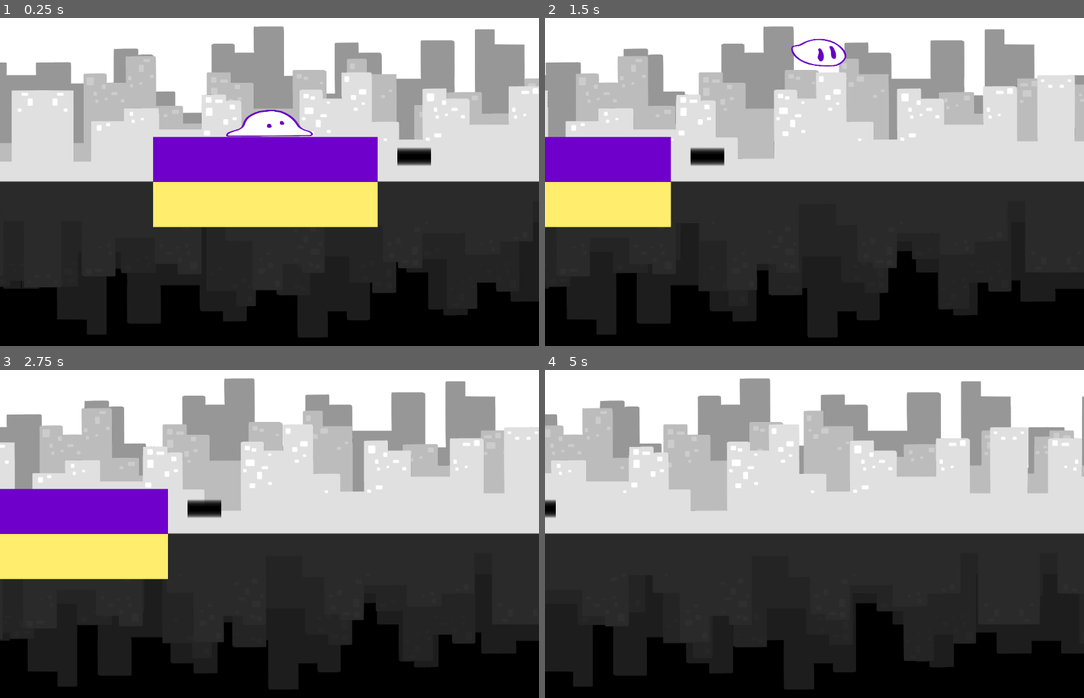
Above: before the commit, frames 1-4 (two rows, left to right).
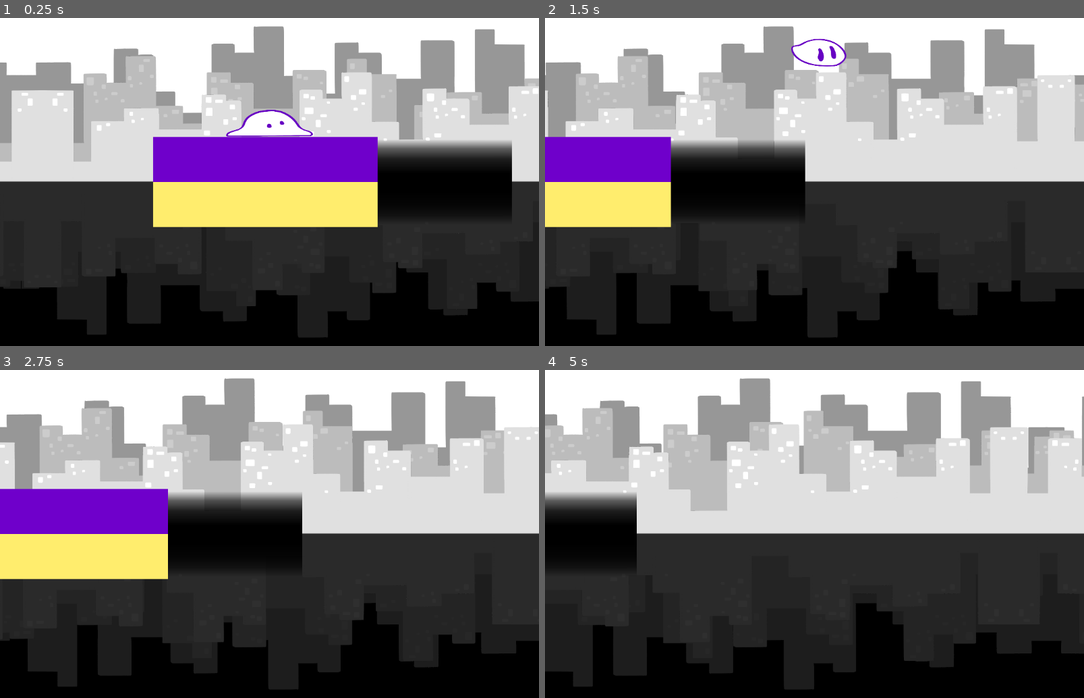
Above: after the commit, the same moments.

Repository: Globs-United/Project
Game: Godot game, scene res://lvl1.tscn
Same seed, same stepped clock (60 frames per second), same inputs: the game is played once before the commit and once after it.
Inputs:
- Up to frame 1 (0.25 s): no input
- Up to frame 2 (1.5 s): tap Enter at 0.5 s; hold Right (moveRight) from 0.53 s (still down); tap Space (jump) at 0.77 s
- Up to frame 3 (2.75 s): tap Space (jump) at 1.52 s; release Right (moveRight) at 2.03 s; hold Left (moveLeft) from 2.03 s (still down)
- Up to frame 4 (5 s): release Left (moveLeft) at 2.78 s; hold Right (moveRight) 2.78-4.28 s; tap Space (jump) at 3.02, 3.77, 4.52 s; hold Left (moveLeft) from 4.28 s (still down)

The runs differ from the first frame. In frame 1, 5.6% of the frame differs, in the area x 69-95%, y 37-61%; in frame 2, 5.6%; in frame 3, 5.5%; in frame 4, 3.9%.

Commit message:
Fix portal.gd?

Diff:
--- a/lvl1.tscn
+++ b/lvl1.tscn
@@ -1,7 +1,8 @@
-[gd_scene load_steps=6 format=3 uid="uid://bgvo0sua3mcnq"]
+[gd_scene load_steps=7 format=3 uid="uid://bgvo0sua3mcnq"]
 
 [ext_resource type="PackedScene" uid="uid://dgwk5b1f52pic" path="res://object_scenes/pit.tscn" id="2_ok8r0"]
 [ext_resource type="PackedScene" uid="uid://bqao8gba5f2ao" path="res://object_scenes/player.tscn" id="3_audra"]
+[ext_resource type="Script" uid="uid://cbe1xrignat7y" path="res://scripts/pit.gd" id="3_x7kom"]
 [ext_resource type="PackedScene" uid="uid://dgy4yrqbl7mvj" path="res://object_scenes/wall.tscn" id="4_x7kom"]
 [ext_resource type="PackedScene" uid="uid://b7kig75wfp6de" path="res://object_scenes/background.tscn" id="5_audra"]
 [ext_resource type="Script" uid="uid://w8iguxe1l24l" path="res://scripts/camera_2d.gd" id="5_ok8r0"]
@@ -12,8 +13,9 @@
 position = Vector2(251, 148)
 
 [node name="Pit" parent="." instance=ExtResource("2_ok8r0")]
-position = Vector2(560, 296)
-scale = Vector2(0.2, 0.1)
+position = Vector2(625, 350)
+scale = Vector2(0.8, 0.45)
+script = ExtResource("3_x7kom")
 
 [node name="Wall" parent="." instance=ExtResource("4_x7kom")]
 position = Vector2(242, 350)
